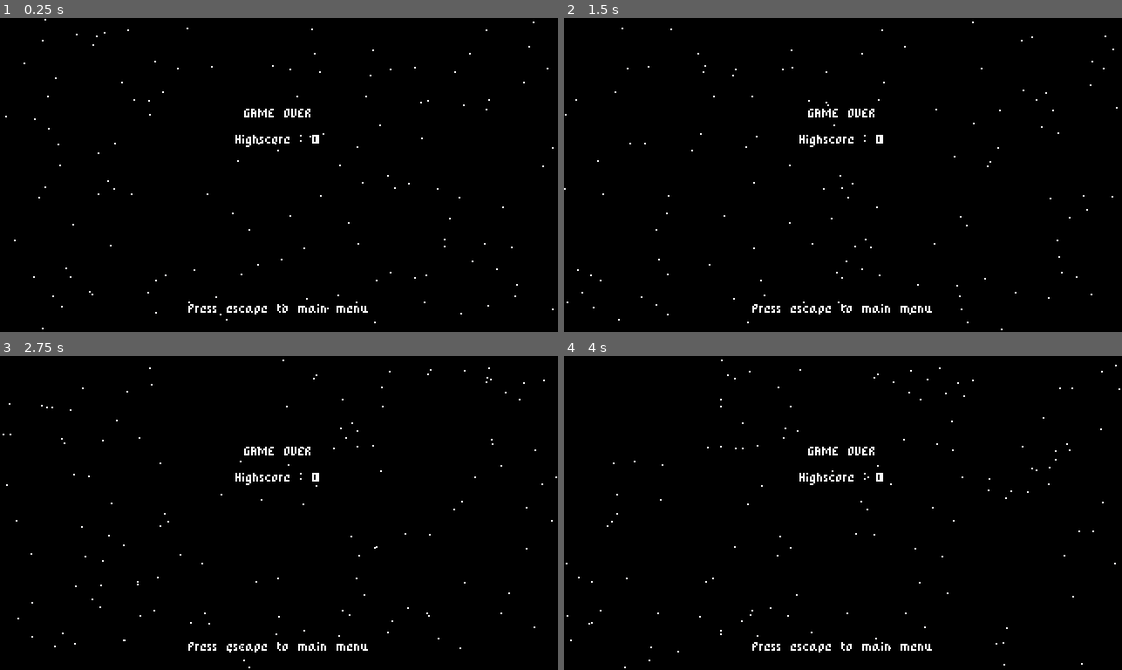
Above: before the commit, frames 1-4 (two rows, left to right).
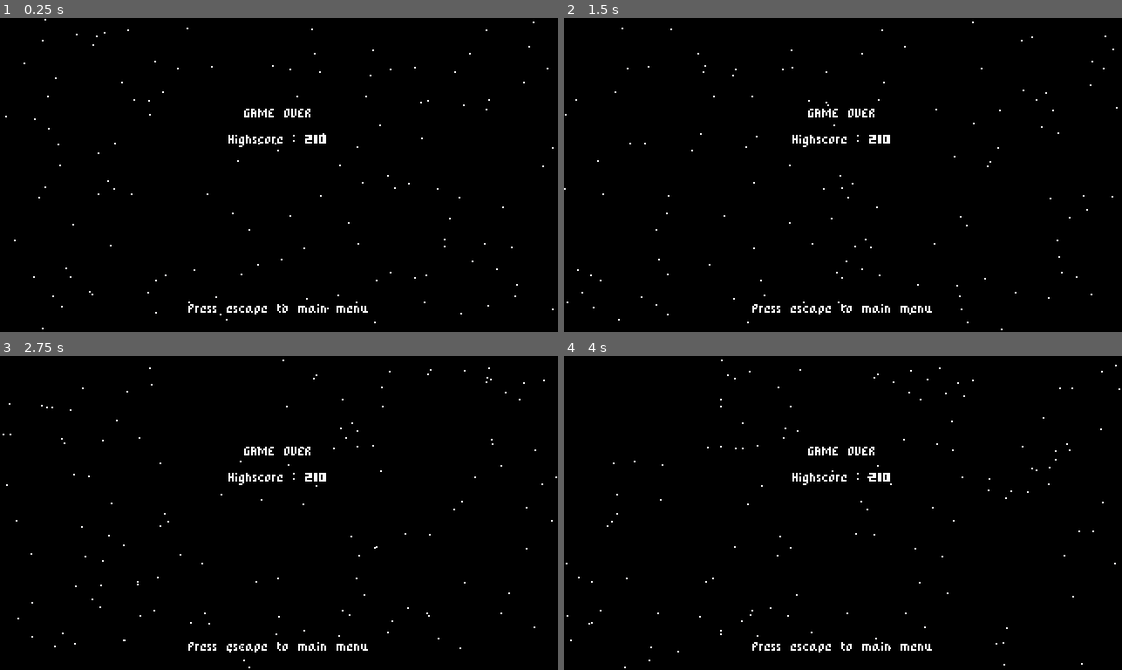
Above: after the commit, the same moments.

Repository: Malynna/Godot-Space-Shooter
Game: Godot game, scene res://GameOverScreen.tscn
The game is run twice, just before and just after one commit, with the same random seed, the same clock (stepped at 60 frames per second) and the same inputs. This scene is started directly instead of the project's main scene.
Inputs:
- Up to frame 1 (0.25 s): no input
- Up to frame 2 (1.5 s): tap Enter (ui_accept) at 0.5, 0.6, 0.77, 1.07, 1.35 s; hold Up (ui_up) 0.53-1.28 s; hold Down (ui_down) from 1.28 s (still down)
- Up to frame 3 (2.75 s): tap Enter (ui_accept) at 1.52, 1.82, 2.1 s; release Down (ui_down) at 2.03 s; hold Up (ui_up) from 2.03 s (still down)
- Up to frame 4 (4 s): tap Enter (ui_accept) at 2.85, 3.02, 3.32, 3.6, 3.77 s; release Up (ui_up) at 3.53 s; hold Down (ui_down) from 3.53 s (still down)

The runs differ from the first frame. In frame 1, 0.2% of the frame differs, in the area x 40-59%, y 37-42%; in frame 2, 0.2%; in frame 3, 0.2%; in frame 4, 0.2%.

Commit message:
Added Highscore

Diff:
--- a/GameOverScreen.gd
+++ b/GameOverScreen.gd
@@ -1,6 +1,14 @@
 extends Node
 
+onready var highscoreLabel = $HighscoreLabel
+
+func _ready():
+	set_highscore_label()
 
 func _process(delta):
 	if Input.is_action_just_pressed("ui_cancel"):
 		get_tree().change_scene("res://StartMenu.tscn")
+
+func set_highscore_label():
+	var save_data = SaveAndLoad.load_data_from_file()
+	highscoreLabel.text = "Highscore : " + str(save_data.highscore)
--- /dev/null
+++ b/SaveAndLoad.gd
@@ -0,0 +1,23 @@
+extends Node
+
+const SAVE_DATA_PATH = "res://save_data.json"
+var default_save_data = {
+	highscore = 0
+}
+
+func save_data_to_file(save_data):
+	var json_string = to_json(save_data)
+	var save_file = File.new()
+	save_file.open(SAVE_DATA_PATH, File.WRITE)
+	save_file.store_line(json_string)
+	save_file.close()
+
+func load_data_from_file():
+	var save_file = File.new()
+	if not save_file.file_exists(SAVE_DATA_PATH):
+		return default_save_data
+
+	save_file.open(SAVE_DATA_PATH, File.READ)
+	var save_data = parse_json(save_file.get_as_text())
+	save_file.close()
+	return save_data
--- a/Ship.gd
+++ b/Ship.gd
@@ -24,7 +24,7 @@
 func _exit_tree():
 	var main = get_tree().current_scene
 	var explosionEffect = ExplosionEffect.instance()
-	main.add_child(explosionEffect)
+	main.add_child(explosionEffect) #main.call_deferred("add_child")
 	explosionEffect.global_position = global_position
 	emit_signal("player_death")
 
--- a/StartMenu.gd
+++ b/StartMenu.gd
@@ -1,6 +1,6 @@
 extends Node
 
-func _process(delta):
+func _process(_delta):
 	if Input.is_action_just_pressed("ui_accept"):
 		get_tree().change_scene("res://World.tscn")
 	if Input.is_action_just_pressed("ui_cancel"):
--- a/World.gd
+++ b/World.gd
@@ -6,9 +6,18 @@
 
 func set_score(value):
 	score = value
+	update_score_label()
+
+func update_score_label():
 	scoreLabel.text = "Score = " + str(score)
 
+func update_save_data():
+	var save_data = SaveAndLoad.load_data_from_file()
+	if score > save_data.highscore:
+		save_data.highscore = score
+		SaveAndLoad.save_data_to_file(save_data)
 
 func _on_Ship_player_death():
+	update_save_data()
 	yield(get_tree().create_timer(1), "timeout")
 	get_tree().change_scene("res://GameOverScreen.tscn")
--- a/project.godot
+++ b/project.godot
@@ -17,6 +17,7 @@
 [autoload]
 
 Music="*res://Music.tscn"
+SaveAndLoad="*res://SaveAndLoad.gd"
 
 [display]
 
--- /dev/null
+++ b/save_data.json
@@ -0,0 +1 @@
+{"highscore":210}
